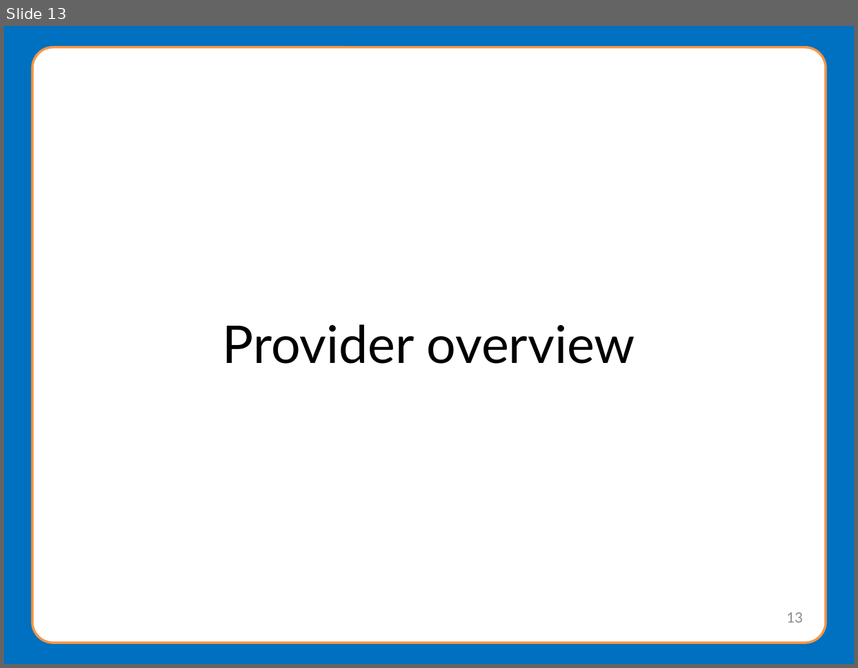
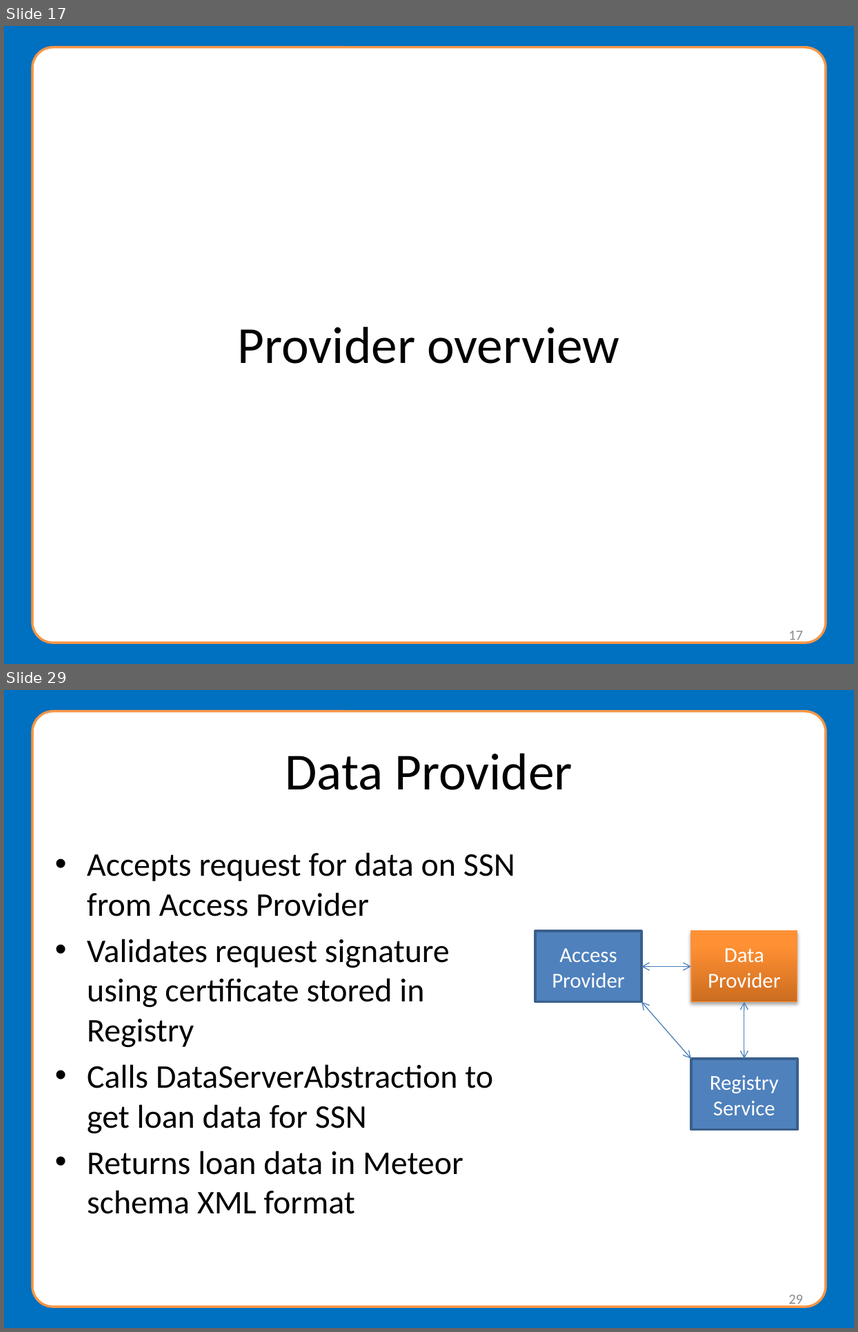
Before and after one commit to NationalStudentClearinghouse/Meteor4, a slide deck: docs/webinar/MeteorWebinarPresentation.pptx. Shown one above the other, each under a label of ours: slide 13 before the commit, slides 17 and 29 after it; the slides between them are not shown. The pictures are 858x668 and 858x1332 pixels, drawn with LibreOffice and Linux fonts; fonts in the diff are those of the drawing; background and template pictures are left out. Boxes give left, top, right and bottom in pixels: in the first picture for what was removed or moved away, otherwise in the second. Text is boxed around its words. In the diff, an @@ line names an element or a change of style, - is before the commit and + after.

```diff
--- a/docs/webinar/MeteorWebinarPresentation.pptx
+++ b/docs/webinar/MeteorWebinarPresentation.pptx
@@ slide 29 added at box(4, 690, 854, 1328), background #0070C0; not listed: 1 template element that a slide beside it also shows @@
@@ title added at box(285, 753, 573, 790), 44 pt, text #000000 @@
+Data Provider
@@ text added at box(87, 852, 515, 1214), 28 pt, text #000000 @@
+• Accepts request for data on SSN from Access Provider
+• Validates request signature using certificate stored in Registry
+• Calls DataServerAbstraction to get loan data for SSN
+• Returns loan data in Meteor schema XML format
@@ rectangle added at box(535, 931, 642, 1001), fill #4F81BD, outline #3A5F8C 2 pt, 18 pt, text #FFFFFF @@
+Access Provider
@@ rectangle added at box(691, 931, 797, 1001), fill gradient #CC6E20 to #FF9034 to #FF9136, outline #F69240 0.75 pt, 18 pt, text #FFFFFF @@
+Data Provider
@@ double arrow added from (642, 966) to (691, 966), #4B7EBC 0.75 pt @@
@@ double arrow added from (642, 1002) to (691, 1058), #4B7EBC 0.75 pt @@
@@ double arrow added from (744, 1002) to (744, 1058), #4B7EBC 0.75 pt @@
@@ rectangle added at box(691, 1058, 797, 1129), fill #4F81BD, outline #3A5F8C 2 pt, 18 pt, text #FFFFFF @@
+Registry Service
@@ page number added at box(789, 1294, 803, 1308), 12 pt, text #8C8C8C @@
+29
@@ what was slide 13 is now slide 17 @@
@@ slide 17 changed as well @@
@@ title "Provider overview" at box(238, 326, 619, 363): font Lato to Calibri @@
@@ page number at box(789, 630, 803, 644): text changed; font Lato to Calibri @@
-13
+17
```
Also in this commit, not shown: 13 other slides changed, 19 other slides added, 1 slide removed, 1 other file.
